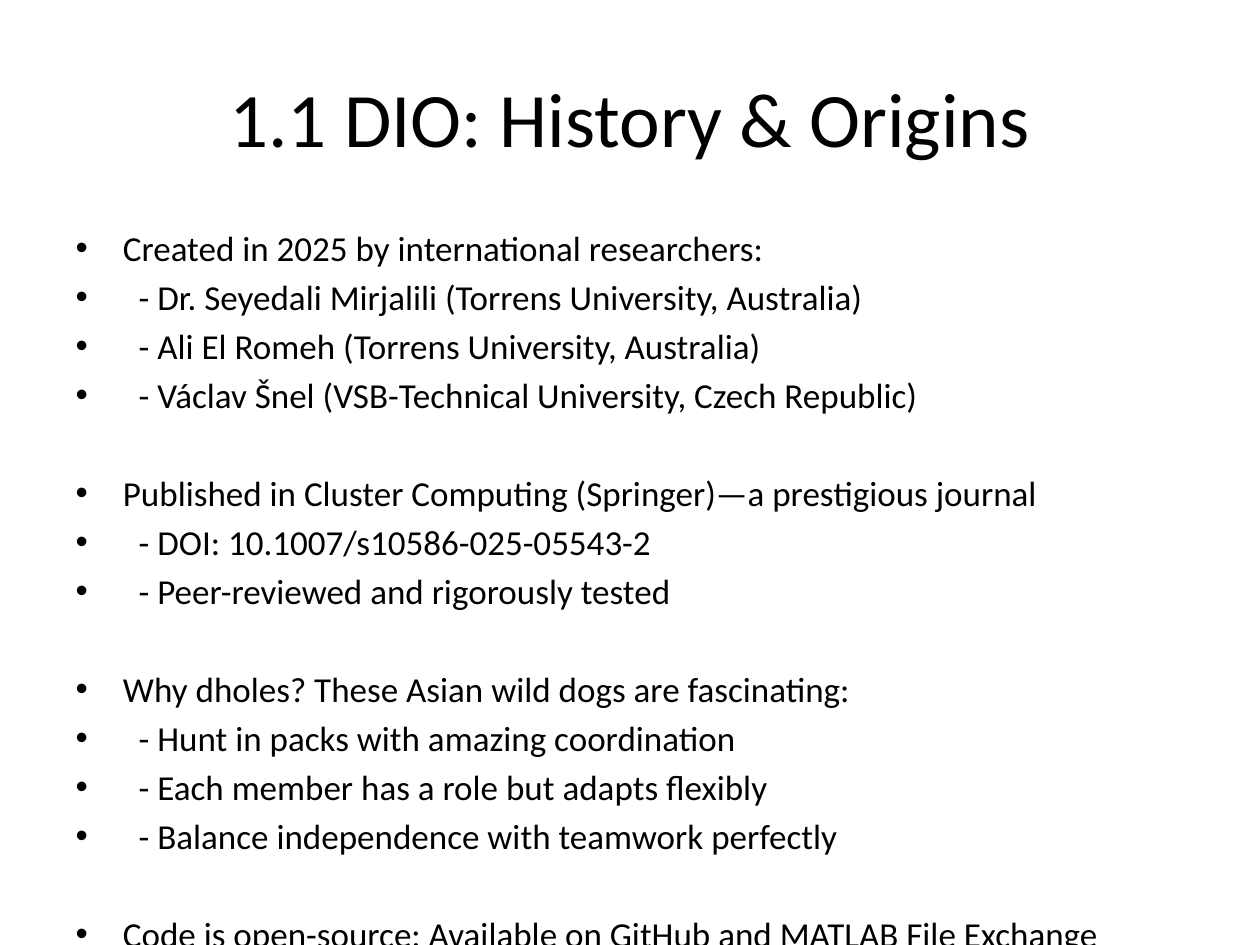
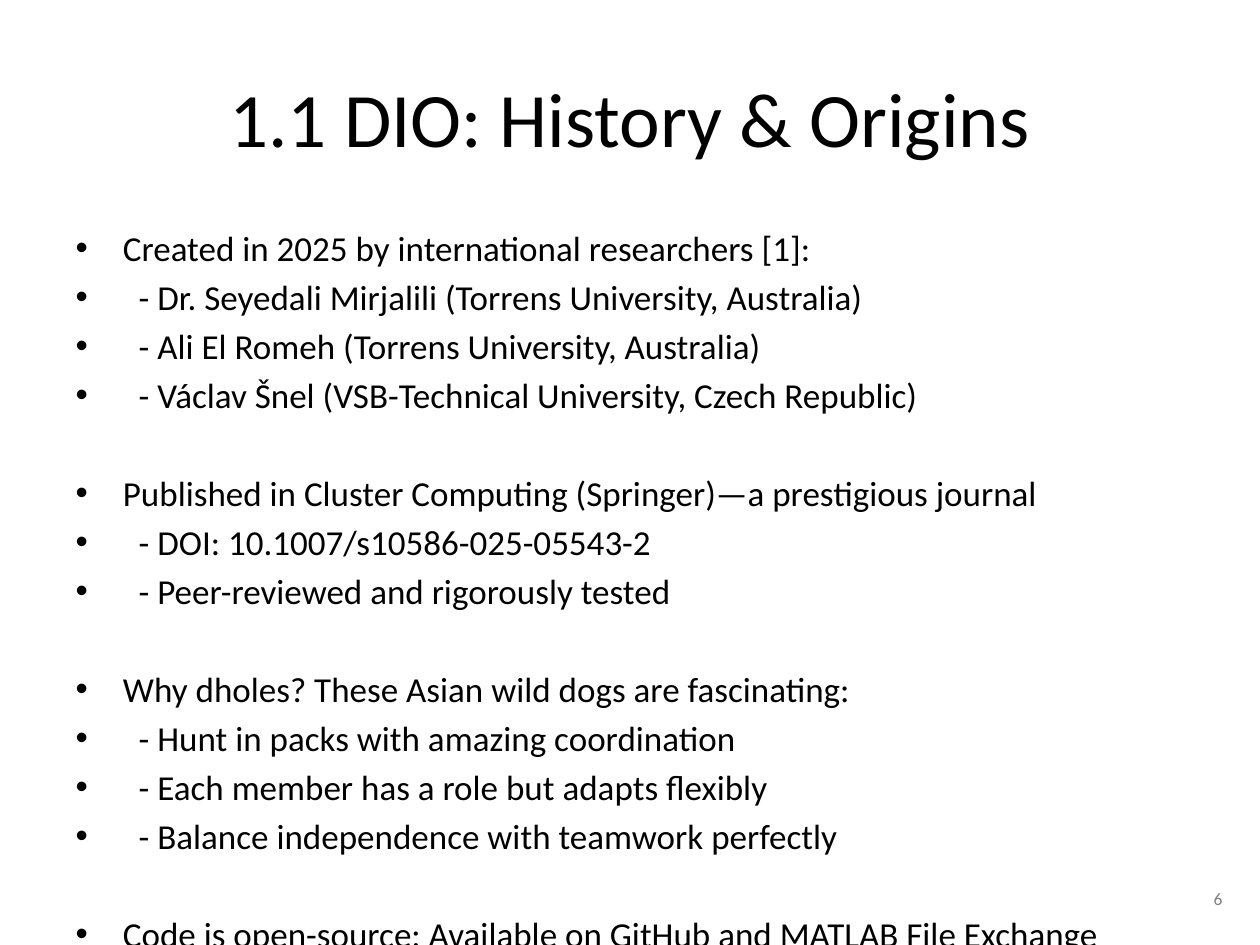
Before and after one commit to amine-dubs/dio-optimization, a slide deck: slide 6 of Presentation/DIO_Research_Presentation_v2.pptx. Drawn at 1260x945 pixels with LibreOffice and Linux fonts; fonts in the diff are those of the drawing. Boxes give left, top, right and bottom in pixels: in the first picture for what was removed or moved away, otherwise in the second. Text is boxed around its words. In the diff, an @@ line names an element or a change of style, - is before the commit and + after.

```diff
--- a/Presentation/DIO_Research_Presentation_v2.pptx
+++ b/Presentation/DIO_Research_Presentation_v2.pptx
@@ text at [123, 235, 811, 267]: text changed @@
-• Created in 2025 by international researchers:
+• Created in 2025 by international researchers [1]:
@@ text added at [1214, 893, 1223, 905], 10 pt, text #808080 @@
+6
```
Also in this commit, not shown: 31 other slides changed, 7 other files.
